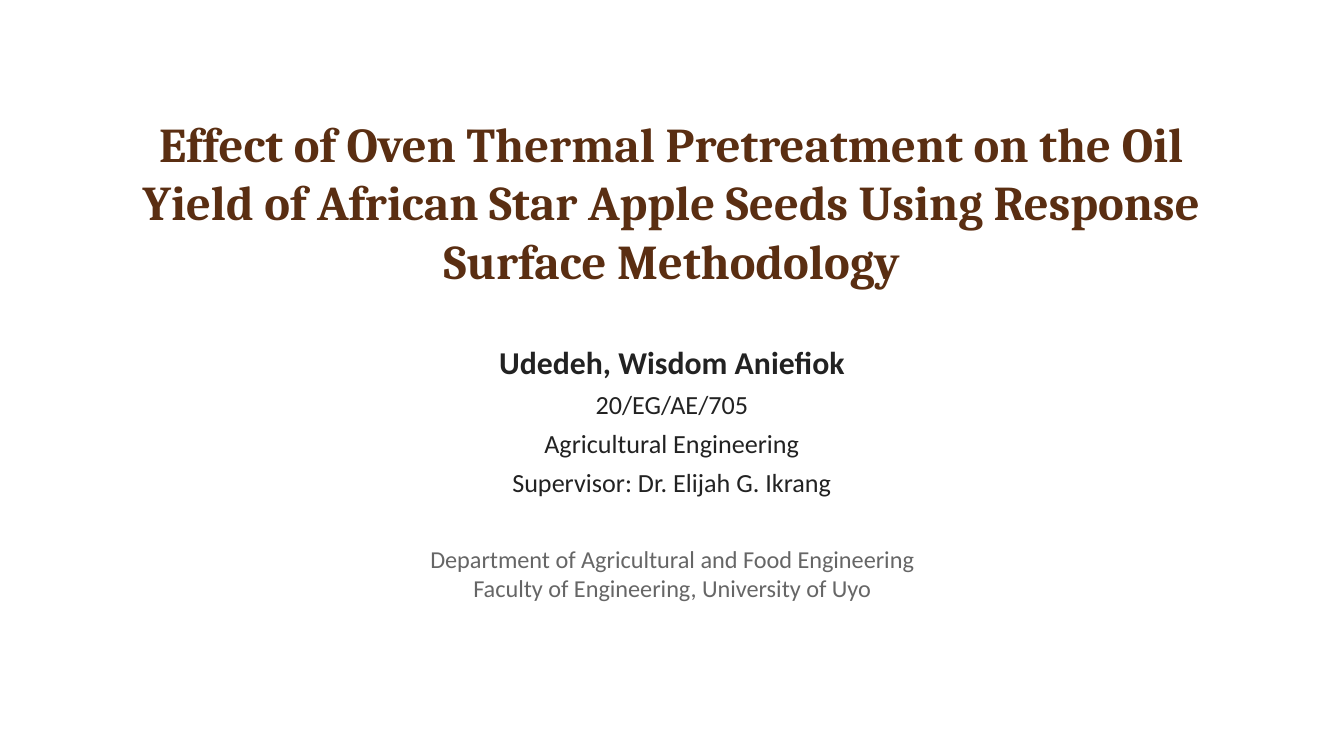
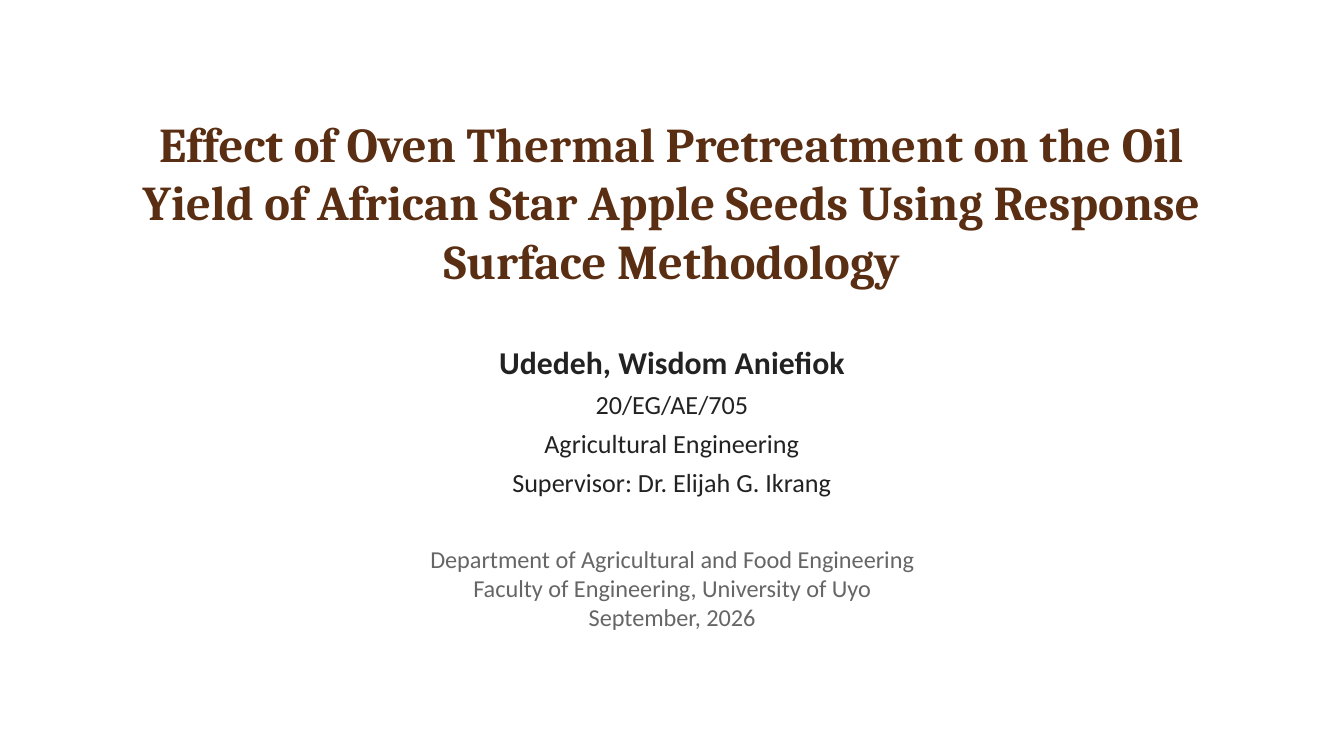
Before and after one commit to BlissNathan1305/turbo-waddle, a slide deck: slide 1 of thesis-presentations/African_Star_Apple_Seed_Oil_RSM.pptx. Drawn at 1344x756 pixels with LibreOffice and Linux fonts; fonts in the diff are those of the drawing. Boxes give left, top, right and bottom in pixels: in the first picture for what was removed or moved away, otherwise in the second. Text is boxed around its words. In the diff, an @@ line names an element or a change of style, - is before the commit and + after.

```diff
--- a/thesis-presentations/African_Star_Apple_Seed_Oil_RSM.pptx
+++ b/thesis-presentations/African_Star_Apple_Seed_Oil_RSM.pptx
@@ text at box(589, 609, 755, 630): paragraph added @@
+September, 2026
```
Also in this commit, not shown: 1 other file.
